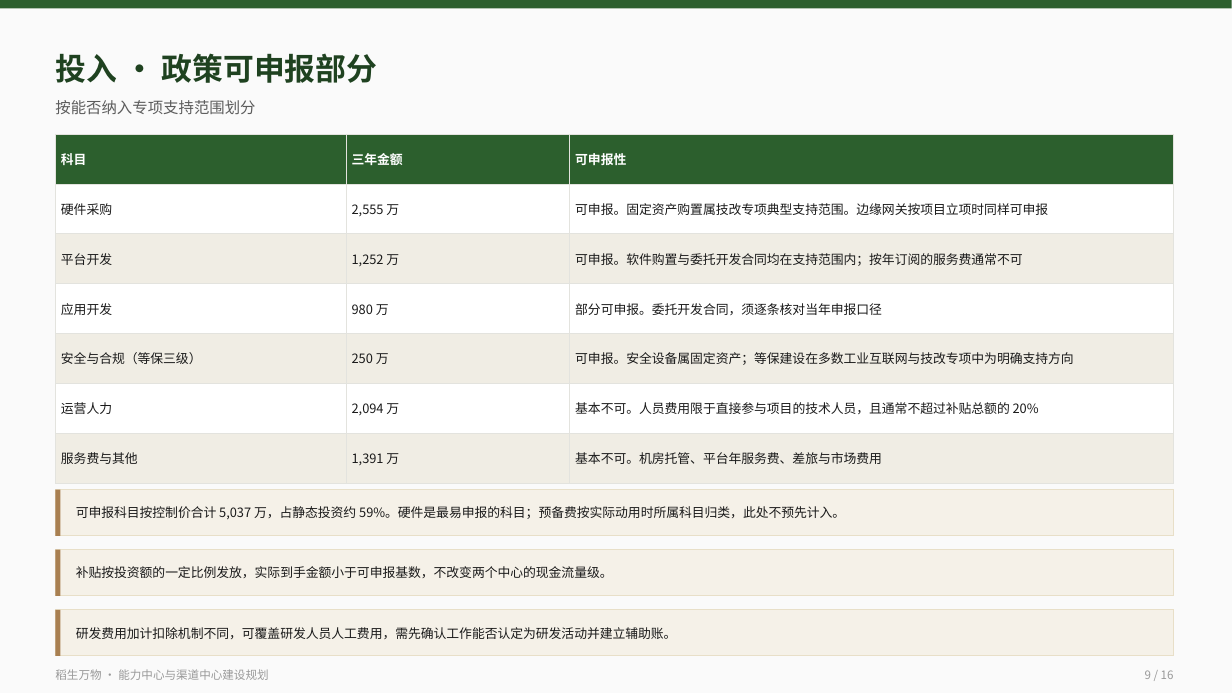
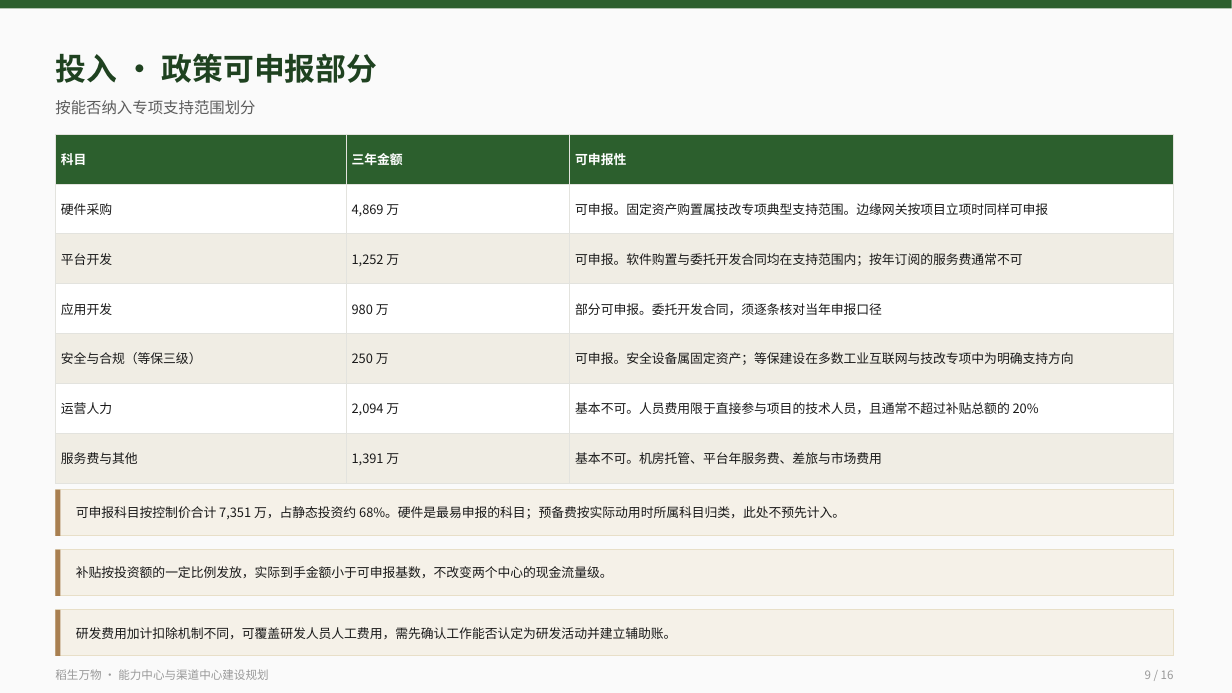
Before and after one commit to jinichen/catfish, a slide deck: slide 9 of projects/daosheng/docs/daosheng-nlzx-v2.budget-appendix-3nodes.pptx. Drawn at 1232x693 pixels with LibreOffice and Linux fonts; fonts in the diff are those of the drawing. Boxes give left, top, right and bottom in pixels: in the first picture for what was removed or moved away, otherwise in the second. Text is boxed around its words. In the diff, an @@ line names an element or a change of style, - is before the commit and + after.

```diff
--- a/projects/daosheng/docs/daosheng-nlzx-v2.budget-appendix-3nodes.pptx
+++ b/projects/daosheng/docs/daosheng-nlzx-v2.budget-appendix-3nodes.pptx
@@ table at bbox=[55, 134, 1174, 483] @@
-row 2, column 2: 2,555 万
+row 2, column 2: 4,869 万
@@ text at bbox=[76, 506, 845, 519]: text changed @@
-可申报科目按控制价合计 5,037 万，占静态投资约 59%。硬件是最易申报的科目；预备费按实际动用时所属科目归类，此处不预先计入。
+可申报科目按控制价合计 7,351 万，占静态投资约 68%。硬件是最易申报的科目；预备费按实际动用时所属科目归类，此处不预先计入。
```
Also in this commit, not shown: 12 other slides changed, 1 other file.
